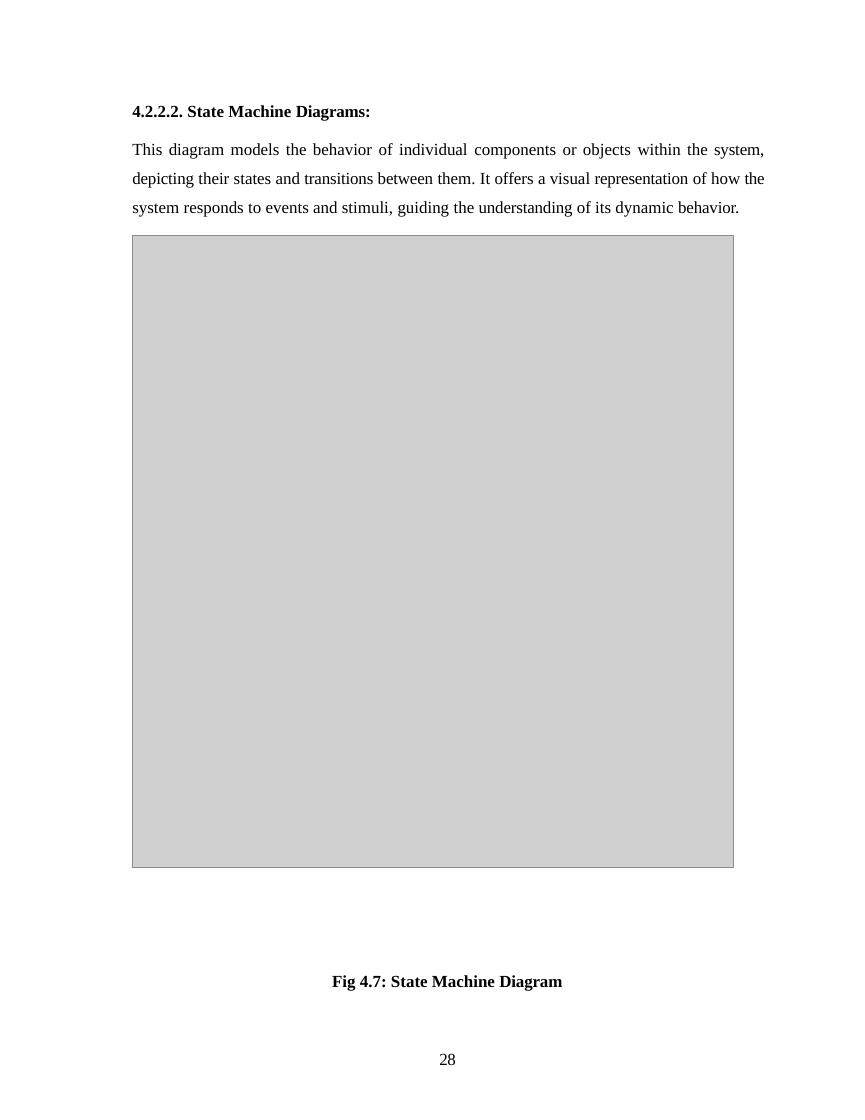
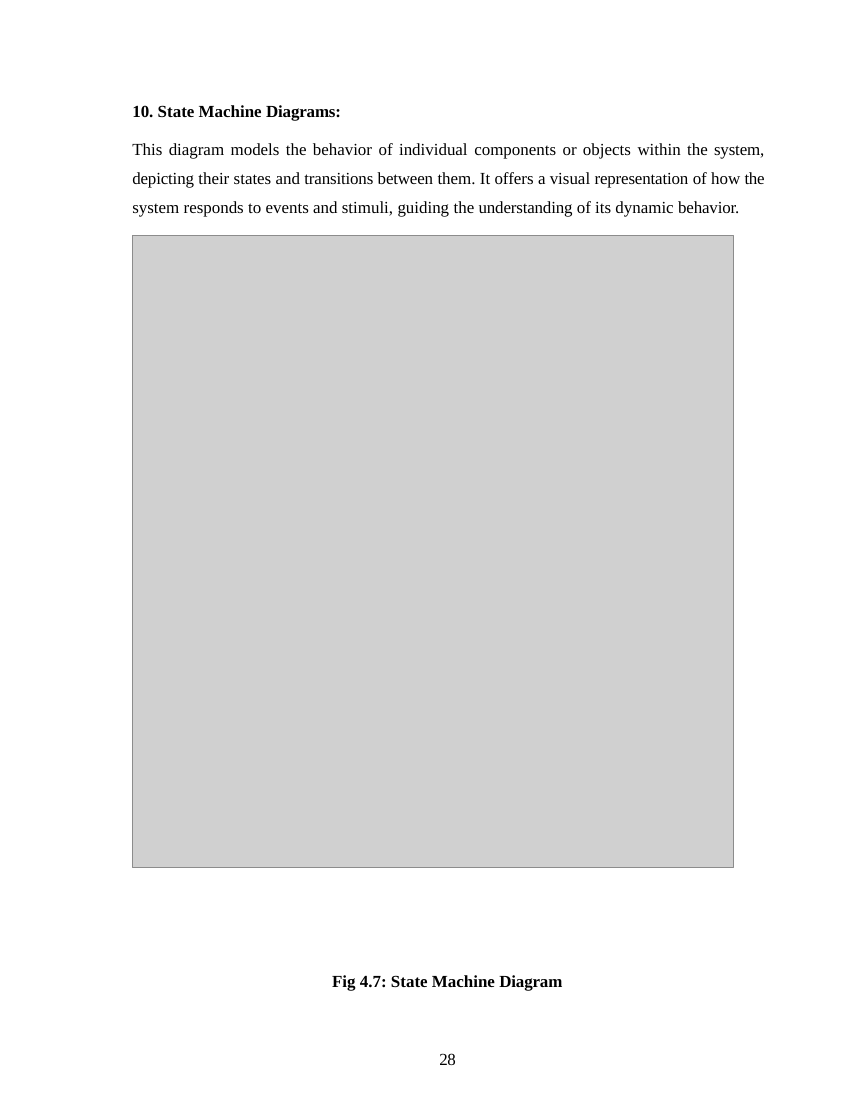
Before and after one commit to Hasnain-malikk/Auction-abode-frontend, a slide deck: slide 37 of Final Docu Auction.pptx. Drawn at 865x1120 pixels with LibreOffice and Linux fonts; fonts in the diff are those of the drawing; grey boxes stand for pictures. Boxes give left, top, right and bottom in pixels: in the first picture for what was removed or moved away, otherwise in the second. Text is boxed around its words. In the diff, an @@ line names an element or a change of style, - is before the commit and + after.

```diff
--- a/Final Docu Auction.pptx
+++ b/Final Docu Auction.pptx
@@ text at bbox=[158, 105, 341, 121]: text changed @@
-4.2.2.2. State Machine Diagrams:
+10. State Machine Diagrams:
```
Also in this commit, not shown: 47 other slides changed, 2 other files.
